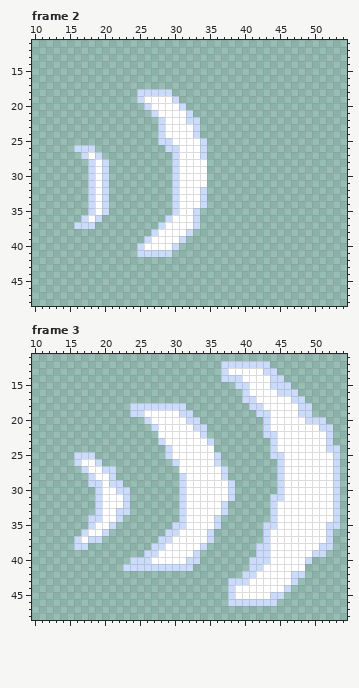
Pixel-art file, stored at Assets/Resources/Sprites/Cat/Hachi/ShockWave.aseprite. The picture above is the old version.
64x64 pixels, 3 frames. Shown: frame 2: x 10..54, y 11..48; frame 3: x 10..54, y 11..48. The commit also changed other frames, which this record leaves out.
After the commit:
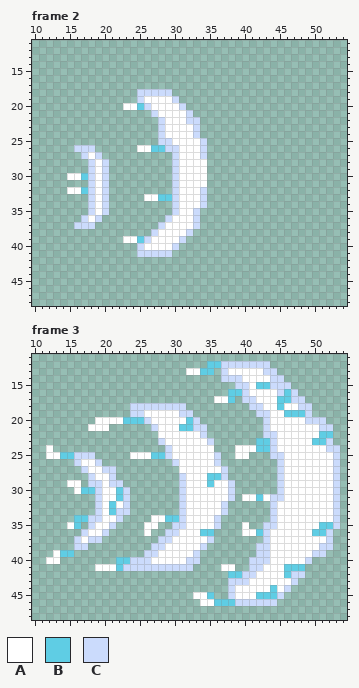
Palette (. is transparent): A #ffffff  B #5fcde4  C #cbdbfc
The exact change:
{"where": "frame 2"}
{"frame":2,"y":20,"x":23,"old":"...","new":"AAB"}
{"frame":2,"y":26,"x":25,"old":"....","new":"AABB"}
{"frame":2,"y":30,"x":15,"old":"...","new":"AAB"}
{"frame":2,"y":32,"x":15,"old":"...","new":"AAB"}
{"frame":2,"y":33,"x":26,"old":"....","new":"AABB"}
{"frame":2,"y":39,"x":23,"old":"...","new":"AAB"}
{"where": "frame 3"}
{"frame":3,"y":12,"x":35,"old":"..","new":"BB"}
{"frame":3,"y":13,"x":32,"old":"....","new":"AABB"}
{"frame":3,"y":15,"x":42,"old":"AA","new":"BB"}
{"frame":3,"y":16,"x":38,"old":"..","new":"BB"}
{"frame":3,"y":16,"x":46,"old":"C","new":"B"}
{"frame":3,"y":17,"x":36,"old":"...","new":"AAB"}
{"frame":3,"y":17,"x":45,"old":"AA","new":"BB"}
{"frame":3,"y":18,"x":45,"old":"A","new":"B"}
{"frame":3,"y":19,"x":46,"old":"AAC","new":"BBB"}
{"frame":3,"y":20,"x":19,"old":".......","new":"AAAABBB"}
{"frame":3,"y":20,"x":32,"old":"C","new":"B"}
{"frame":3,"y":21,"x":18,"old":"...","new":"AAA"}
{"frame":3,"y":21,"x":31,"old":"AA","new":"BB"}
{"frame":3,"y":22,"x":51,"old":"AC","new":"BB"}
{"frame":3,"y":23,"x":42,"old":"..","new":"BB"}
{"frame":3,"y":23,"x":50,"old":"AA","new":"BB"}
{"frame":3,"y":24,"x":12,"old":".","new":"A"}
{"frame":3,"y":24,"x":39,"old":".....","new":"AAABB"}
{"frame":3,"y":25,"x":12,"old":"....","new":"AABB"}
{"frame":3,"y":25,"x":24,"old":".....","new":"AAABB"}
{"frame":3,"y":25,"x":39,"old":"..","new":"AA"}
{"frame":3,"y":28,"x":35,"old":"AA","new":"BB"}
{"frame":3,"y":29,"x":15,"old":"..","new":"AA"}
{"frame":3,"y":29,"x":35,"old":"A","new":"B"}
{"frame":3,"y":30,"x":16,"old":"...","new":"ABB"}
{"frame":3,"y":30,"x":22,"old":"C","new":"B"}
{"frame":3,"y":31,"x":22,"old":"A","new":"B"}
{"frame":3,"y":31,"x":40,"old":"....","new":"AABA"}
{"frame":3,"y":32,"x":21,"old":"A","new":"B"}
{"frame":3,"y":33,"x":21,"old":"A","new":"B"}
{"frame":3,"y":34,"x":16,"old":"..","new":"BB"}
{"frame":3,"y":34,"x":27,"old":"....","new":"AABB"}
{"frame":3,"y":35,"x":15,"old":"..","new":"AB"}
{"frame":3,"y":35,"x":26,"old":"..","new":"AA"}
{"frame":3,"y":35,"x":40,"old":".","new":"A"}
{"frame":3,"y":35,"x":51,"old":"AC","new":"BB"}
{"frame":3,"y":36,"x":26,"old":".","new":"A"}
{"frame":3,"y":36,"x":34,"old":"AC","new":"BB"}
{"frame":3,"y":36,"x":40,"old":"...","new":"AAB"}
{"frame":3,"y":36,"x":50,"old":"AA","new":"BB"}
{"frame":3,"y":39,"x":13,"old":"...","new":"ABB"}
{"frame":3,"y":40,"x":12,"old":"..","new":"AA"}
{"frame":3,"y":40,"x":22,"old":"..","new":"BB"}
{"frame":3,"y":41,"x":19,"old":"....","new":"AAAB"}
{"frame":3,"y":41,"x":37,"old":"..","new":"AA"}
{"frame":3,"y":41,"x":46,"old":"AAA","new":"BBB"}
{"frame":3,"y":42,"x":38,"old":"..","new":"BB"}
{"frame":3,"y":42,"x":46,"old":"A","new":"B"}
{"frame":3,"y":44,"x":44,"old":"A","new":"B"}
{"frame":3,"y":45,"x":33,"old":"...","new":"AAB"}
{"frame":3,"y":45,"x":42,"old":"AAC","new":"BBB"}
{"frame":3,"y":46,"x":34,"old":"....C","new":"AABBB"}
{"label":"added","picture_box":[123,103,144,110]}
{"label":"added","picture_box":[137,145,165,152]}
{"label":"added","picture_box":[67,173,88,194]}
{"label":"added","picture_box":[144,194,172,201]}
{"label":"added","picture_box":[123,236,144,243]}
{"label":"changed","picture_box":[46,361,333,606]}
